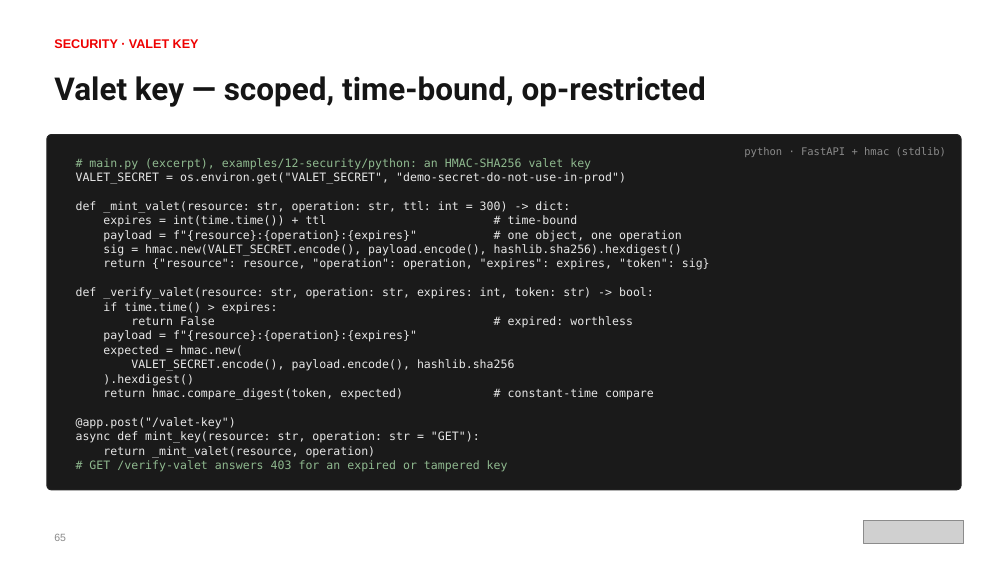
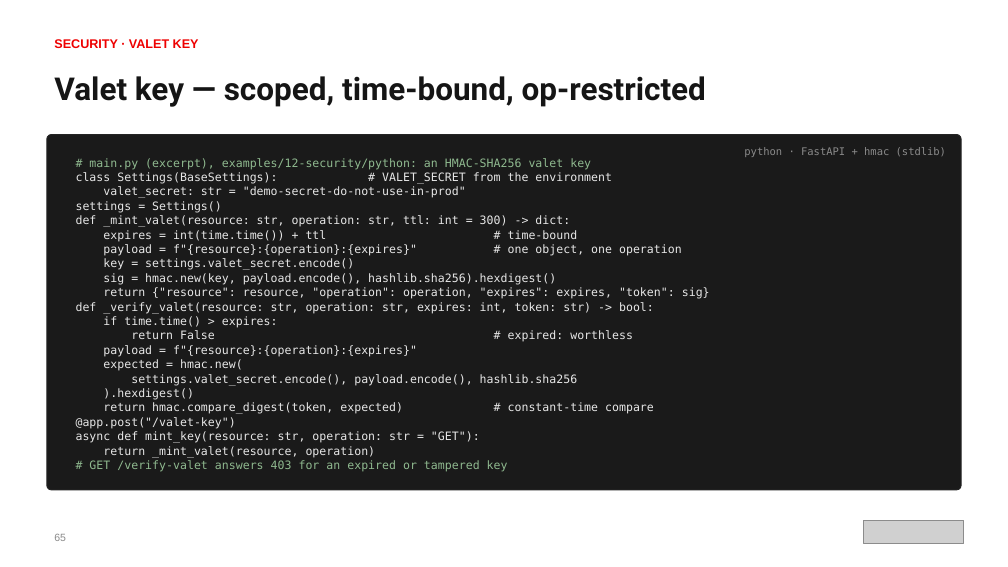
Before and after one commit to patterncatalyst/cloud-native-design-patterns, a slide deck: slide 78 of lgtm-presentation/Designing-Cloud-Native-APIs-Python.pptx. Drawn at 1008x567 pixels with LibreOffice and Linux fonts; fonts in the diff are those of the drawing; grey boxes stand for pictures. Boxes give left, top, right and bottom in pixels: in the first picture for what was removed or moved away, otherwise in the second. Text is boxed around its words. In the diff, an @@ line names an element or a change of style, - is before the commit and + after.

Commit message:
docs(deck): Python deck on uv and pydantic-settings (S13)

```diff
--- a/lgtm-presentation/Designing-Cloud-Native-APIs-Python.pptx
+++ b/lgtm-presentation/Designing-Cloud-Native-APIs-Python.pptx
@@ text at box(76, 172, 612, 213): text changed @@
-VALET_SECRET = os.environ.get("VALET_SECRET", "demo-secret-do-not-use-in-prod")
+class Settings(BaseSettings): # VALET_SECRET from the environment
+valet_secret: str = "demo-secret-do-not-use-in-prod"
+settings = Settings()
@@ text at box(103, 258, 556, 285): text changed @@
-sig = hmac.new(VALET_SECRET.encode(), payload.encode(), hashlib.sha256).hexdigest()
+key = settings.valet_secret.encode()
+sig = hmac.new(key, payload.encode(), hashlib.sha256).hexdigest()
@@ text at box(131, 374, 578, 385): text changed @@
-VALET_SECRET.encode(), payload.encode(), hashlib.sha256
+settings.valet_secret.encode(), payload.encode(), hashlib.sha256
```
Also in this commit, not shown: 4 other slides changed, 2 other files.
